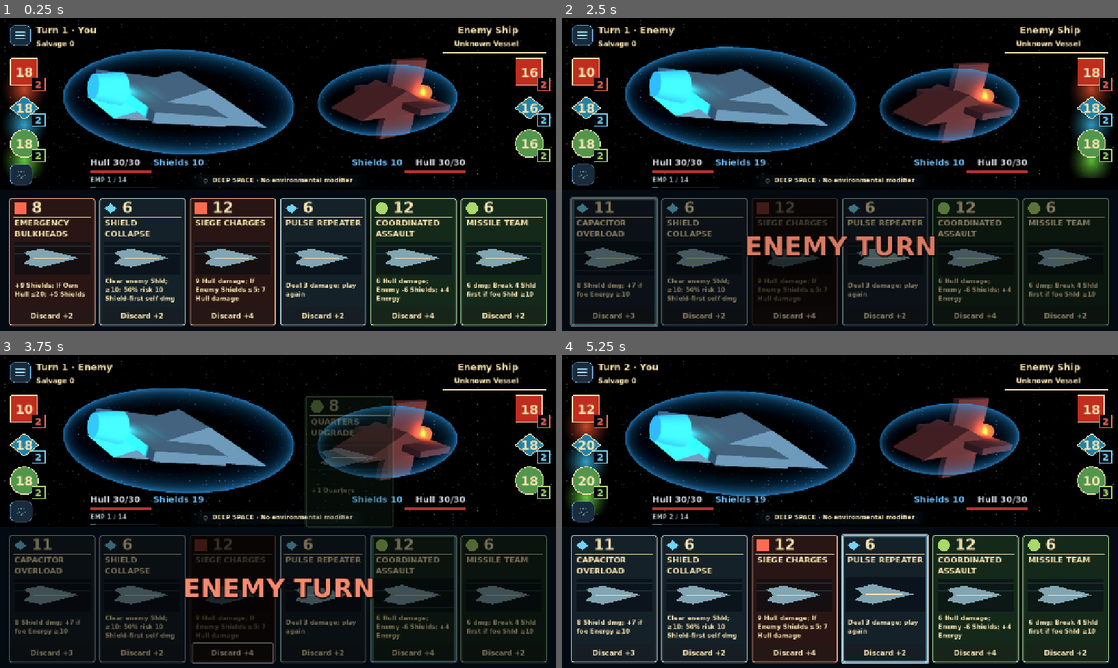
Above: before the commit, frames 1-4 (two rows, left to right).
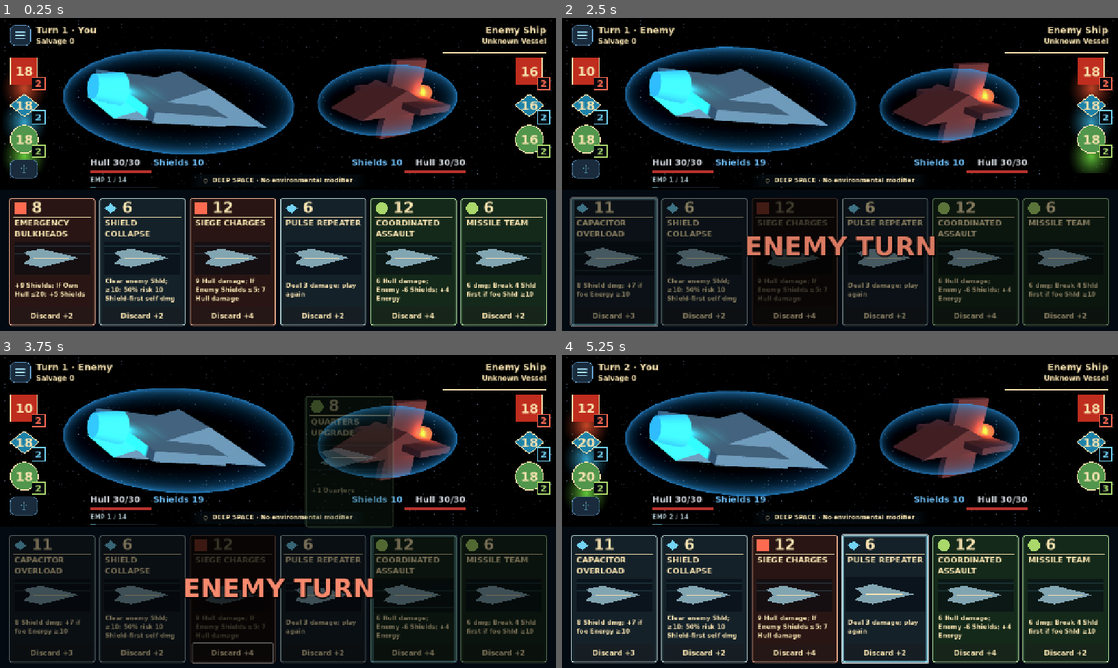
Above: after the commit, the same moments.

Repository: RPGMaster2000/arcospace
Game: Godot game, scene res://scenes/board_3d.tscn
The game is run twice, just before and just after one commit, with the same random seed, the same clock (stepped at 60 frames per second) and the same inputs. This scene is started directly instead of the project's main scene. Sound files missing from this copy of the repository are replaced by a short silence.
Inputs (mouse positions are in pixels of both pictures, inside the frame that each line leads up to):
- Up to frame 1 (0.25 s): no input
- Up to frame 2 (2.5 s): tap Enter (ui_accept) at 0.5, 0.77 s; move the mouse to (962, 158) at 0.52 s; hold Up (ui_up) 0.53-1.25 s; tap Tab at 0.6, 2.1 s; click (962, 158) at 0.67 s; drag from (728, 190) to (812, 237) at 1.27 s; move the mouse to (895, 105) at 2.02 s; hold Up (ui_up) from 2.03 s (still down)
- Up to frame 3 (3.75 s): release Up (ui_up) at 2.75 s; drag from (250, 574) to (111, 464) at 2.77 s; move the mouse to (444, 558) at 3.52 s; hold Down (ui_down) from 3.53 s (still down); tap Tab at 3.6 s
- Up to frame 4 (5.25 s): tap Enter (ui_accept) at 3.77 s; release Down (ui_down) at 4.25 s; drag from (673, 464) to (756, 433) at 4.27 s; move the mouse to (867, 511) at 5.02 s; hold Down (ui_down) from 5.03 s (still down); tap Tab at 5.1 s; click (867, 511) at 5.17 s

The runs differ from the first frame. In frame 1, 2.2% of the frame differs, in the area x 1-99%, y 2-54%; in frame 2, 2.4%; in frame 3, 2.2%; in frame 4, 2.3%.

Commit message:
Refine battle resource spacing and mirror enemy header

Diff:
--- a/scripts/board.gd
+++ b/scripts/board.gd
@@ -187,9 +187,6 @@
 	settings_button.z_index = 110  # Keep settings accessible above the result screen's shade.
 	add_child(settings_button)
 	settings_button.main_menu_requested.connect(_return_to_setup)
-	# Preserve the existing enemy heading placement after moving Settings access.
-	$ModeLabel.offset_left -= 64
-	$ModeLabel.offset_right -= 64
 	repair_preview = preload("res://scripts/ui/repair_preview.gd").new()
 	repair_preview.position = Vector2(30, 270)
 	repair_preview.size = Vector2(680, 70)
@@ -854,7 +851,7 @@
 	add_child(allocation_popup)
 	allocation_button = Button.new()
 	allocation_button.name = "PowerAllocation"
-	allocation_button.custom_minimum_size = Vector2(52, 48)
+	allocation_button.custom_minimum_size = preload("res://scripts/ui/battle_layout.gd").BUTTON_SIZE
 	allocation_button.add_theme_font_override("font", ResultPresentation.UI_FONT)
 	allocation_button.add_theme_font_size_override("font_size", 22)
 	ResultPresentation.action(allocation_button)
--- a/scripts/ui/battle_layout.gd
+++ b/scripts/ui/battle_layout.gd
@@ -1,6 +1,6 @@
 extends RefCounted
 # RESPONSIBILITY: Fit battle utility controls; never move ships, cards or combat status bars.
-const BUTTON_SIZE = Vector2(52, 38)
+const BUTTON_SIZE = Vector2(64, 38)
 
 
 static func safe_insets(view: Control) -> Vector4:
@@ -30,11 +30,20 @@
 	menu.size = Vector2(48, 48)
 	for path in ["TurnLabel", "SalvageLabel"]:
 		view.get_node(path).position.x = menu.position.x + menu.size.x + 12
-		view.get_node(path).position.y = (15 if path == "TurnLabel" else 50) + inset.y
+		view.get_node(path).position.y = (15 if path == "TurnLabel" else 44) + inset.y
 	for index in range(1, 4):
 		view.get_node("PlayerResource%d" % index).position.x = 23
-		view.get_node("PlayerResource%d" % index).position.y = 92 + (index - 1) * 82 + inset.y
+		view.get_node("PlayerResource%d" % index).position.y = 90 + (index - 1) * 78 + inset.y
 		view.get_node("EnemyResource%d" % index).position.x = view.size.x - 94 - inset.z
+		view.get_node("EnemyResource%d" % index).position.y = 90 + (index - 1) * 78 + inset.y
+	# Mirror the player header rows at the right screen margin.
+	var heading: Label = view.get_node("ModeLabel")
+	heading.position = Vector2(view.size.x - 23 - inset.z - heading.size.x, 15 + inset.y)
+	heading.horizontal_alignment = HORIZONTAL_ALIGNMENT_RIGHT
+	var subtitle: Label = heading.get_node("Subtitle")
+	subtitle.position = Vector2(0, 29)
+	subtitle.offset_right = 0
+	subtitle.horizontal_alignment = HORIZONTAL_ALIGNMENT_RIGHT
 	var hull: Control = view.get_node("PlayerHullBar")
 	var emp: Control = view.get_node("FTLPanel")
 	emp.position = Vector2(hull.position.x, hull.position.y + hull.size.y + 6)
--- a/tests/battle_layout_test.gd
+++ b/tests/battle_layout_test.gd
@@ -73,7 +73,15 @@
 			board.allocation_button.position.y >= crew.position.y + crew.size.y,
 			"Allocation sits below Crew"
 		)
-		check(board.allocation_button.size.y >= 48 and menu.size.y >= 48, "Touch-friendly access")
+		check(board.allocation_button.size.y >= 38 and menu.size.y >= 48, "Touch-friendly access")
+		check(board.allocation_button.size.x == 64, "Allocation matches 64 px resource icon")
+		var heading: Label = board.get_node("ModeLabel")
+		var subtitle: Label = heading.get_node("Subtitle")
+		check(is_equal_approx(board.size.x - heading.get_rect().end.x, 23), "Enemy header at right margin")
+		check(heading.position.y == board.get_node("TurnLabel").position.y, "Header first rows align")
+		check(subtitle.global_position.y == board.get_node("SalvageLabel").global_position.y, "Header second rows align")
+		for resource_index in range(1, 4):
+			check(board.get_node("PlayerResource%d" % resource_index).position.y == board.get_node("EnemyResource%d" % resource_index).position.y, "Resource rows mirror")
 		check(panel.get_global_rect().end.y < hand.position.y, "Modifier clears card hand")
 		for path in [
 			"PlayerHullBar",
Not shown, changed: docs/battle_hud_layout.md
